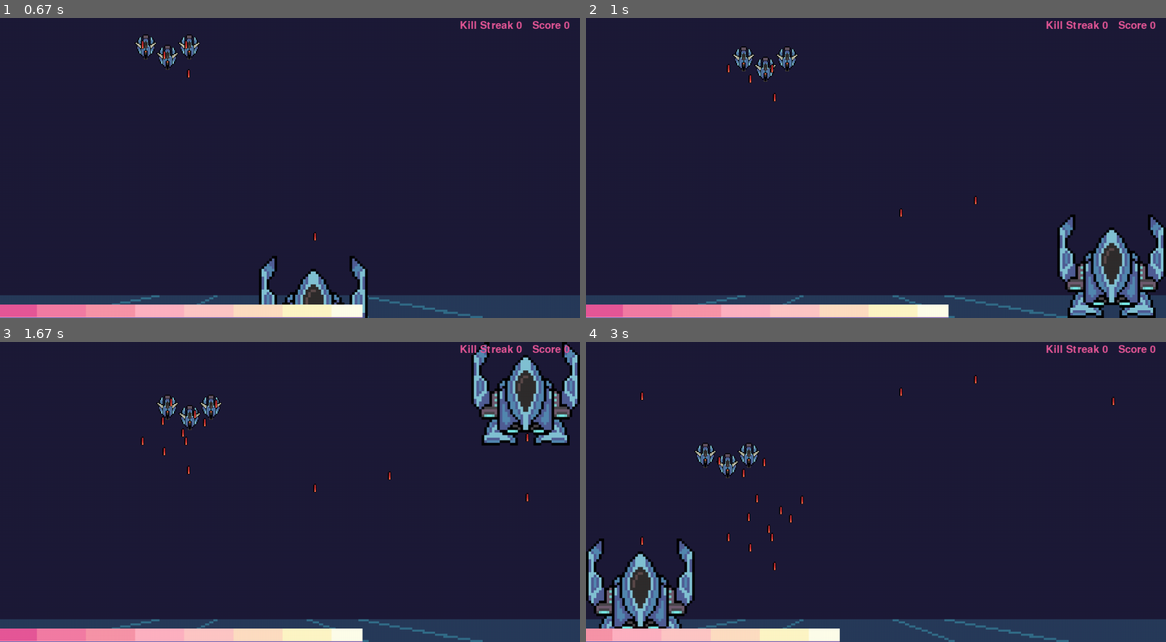
Above: before the commit, frames 1-4 (two rows, left to right).
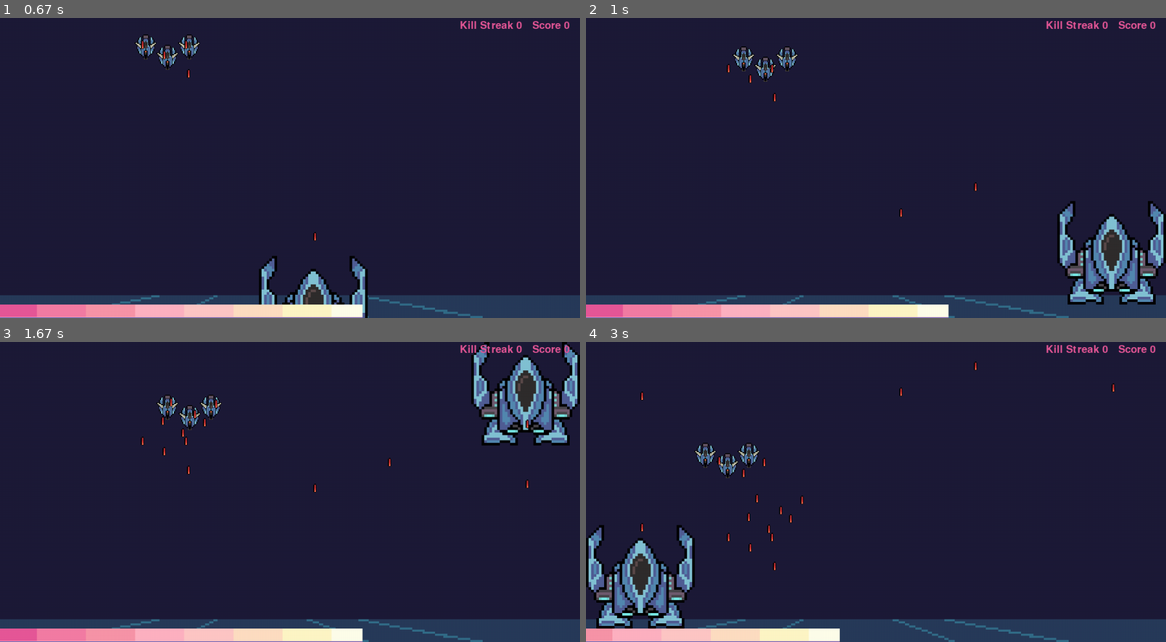
Above: after the commit, the same moments.

Repository: RafaBessa/Shadow_Light_bh_pygame
Game: pygame game, started from Game.py
The game is run twice, just before and just after one commit, with the same random seed, the same clock (stepped at 60 frames per second) and the same inputs.
Inputs:
- Up to frame 1 (0.67 s): tap Space at 0.33 s
- Up to frame 2 (1 s): hold D from 0.67 s (still down); tap Space at 0.73 s
- Up to frame 3 (1.67 s): tap Space at 1.03, 1.23 s; release D at 1.13 s; hold W 1.17-1.47 s
- Up to frame 4 (3 s): hold A 2-2.53 s; tap Space at 2.07, 2.37, 2.63, 2.97 s; hold S 2.57-2.87 s; hold A from 2.9 s (still down)

Frame 1 is identical in both runs. In frame 2, 4.4% of the frame differs, in the area x 66-100%, y 54-100%; in frame 3, less than 0.1%; in frame 4, 4.0%.

Commit message:
Commit de fim de dia

Diff:
--- a/Game.py
+++ b/Game.py
@@ -26,15 +26,19 @@
               "roundguy": pygame.transform.rotate(pygame.image.load(os.path.join("assets", "roundguy.png")), 180),
               "red bullet": pygame.transform.rotate(pygame.image.load(os.path.join("assets", "red bullet.png")), 180),
               "healthbar": pygame.transform.rotate(pygame.image.load(os.path.join("assets", "healthbar.png")), 180),
+              "white": pygame.transform.rotate(pygame.image.load(os.path.join("assets", "white.png")), 180),
               "dark bullet": pygame.transform.rotate(pygame.image.load(os.path.join("assets", "healthbar.png")), 180),
-              "light bullet": pygame.transform.rotate(pygame.image.load(os.path.join("assets", "healthbar.png")), 180)}
+              "light bullet": pygame.transform.rotate(pygame.image.load(os.path.join("assets", "healthbar.png")), 180),
+              "zag": pygame.transform.rotate(pygame.image.load(os.path.join("assets", "zag.png")), 180)}
 
 SCALE_ASSETS = {"ship1": .2,
                 "roundguy": .2,
                 "red bullet": .2,
                 "healthbar": 3,
                 "dark bullet": .2,
-                "rlight bullet": .2}
+                "rlight bullet": .2,
+                "zag": .2,
+                "white": 1.5}
 
 def main():
     FPS: int = 70
@@ -146,7 +150,7 @@
 
         # New game state
        # inimigos = GM.detect_state(inimigos, (BG_W, BG_H))
-        inimigos = GM.detect_state(inimigos, game_screen.shape)
+        GM.detect_state(inimigos, game_screen.shape)
         inimigos.resize(game_screen)
     pygame.quit()
 
--- a/GameMaster.py
+++ b/GameMaster.py
@@ -8,15 +8,15 @@
         self.lvl = 0
         self.movs = [mm.Mov_LinearFall(), mm.Mov_ZigZag()]
         self.quant = [2]
-        self.keys = ["roundguy"]
+        self.keys = ["roundguy", "white", "zag"]
         self.ASSETS = IMG_ASSETS
         self.SCALE = SCALE_ASSETS
         self.speed = 2
         self.acceleration = .1
 
-    def detect_state(self, inimigos, game_screen):
+    def detect_state(self, inimigos, shape):
         if len(inimigos.INIMIGOS) == 0:
-            self.next_level(inimigos, game_screen)
+            self.next_level(inimigos, shape)
             return inimigos
         else:
             return inimigos
@@ -35,7 +35,7 @@
         key = random.choice(self.keys)
         quant = random.choice(self.quant)
         mov = random.choice(self.movs)
-        startcoordinates = [250, 0]
+        startcoordinates = [random.randrange(0, shape[0]), random.randrange(-round(shape[1]*self.lvl/2), 0)]
         space = 40
         speed = random.triangular(self.speed - 1, self.speed, self.speed + 1)
         acceleration = self.acceleration
--- a/Player.py
+++ b/Player.py
@@ -87,12 +87,12 @@
             # Checking upper border
             if self.coordinates[1] + v > 0:
                 # Checking lower border
-                if self.coordinates[1] + v < window.height - self.height:
+                if self.coordinates[1] + v < self.healthbar.y - self.height:
                     # Moving
                     self.coordinates[1] += v
                 else:
                     # Hugging lower border
-                    self.coordinates[1] = window.height - self.height
+                    self.coordinates[1] = self.healthbar.y - self.height
             else:
                 # Hugging upper border
                 self.coordinates[1] = 0
@@ -110,7 +110,7 @@
         now = time()
         if now - self.timer > self.cooldown:
             self.shootStrategy.Shoot(bullets, IMG_ASSETS, game_screen, self.bullet_type,
-                                     self.x, self.y, self.width, self.bullet_speed, self._dimensions)
+                                     self.x, self.y, self.width, self.bullet_speed, self._dimensions, False)
 
             self.timer = time()
 
--- a/PlayerShoot.py
+++ b/PlayerShoot.py
@@ -9,14 +9,14 @@
 
 
 class Shoot_Basic(AbstractShoot):
-    def Shoot(self,  bullets, IMG_ASSETS, game_screen, bullet_type, x, y, width, bullet_speed, dimensions):
+    def Shoot(self,  bullets, IMG_ASSETS, game_screen, bullet_type, x, y, width, bullet_speed, dimensions, highprecision):
         for i, bullet in enumerate(bullet_type):
             bullets.fire(bullet, [x + round(width / 2), y], dimensions,
                             IMG_ASSETS, bullet_speed[i], game_screen)
 
 
 class Shoot_Double(AbstractShoot):
-    def Shoot(self,  bullets, IMG_ASSETS, game_screen, bullet_type, x, y, width, bullet_speed, dimensions):
+    def Shoot(self,  bullets, IMG_ASSETS, game_screen, bullet_type, x, y, width, bullet_speed, dimensions, highprecision):
         for i, bullet in enumerate(bullet_type):
             bullets.fire(bullet, [x + round(width * 0.1), y], dimensions,
                             IMG_ASSETS, bullet_speed[i], game_screen)
Binary file added: assets/white.png
